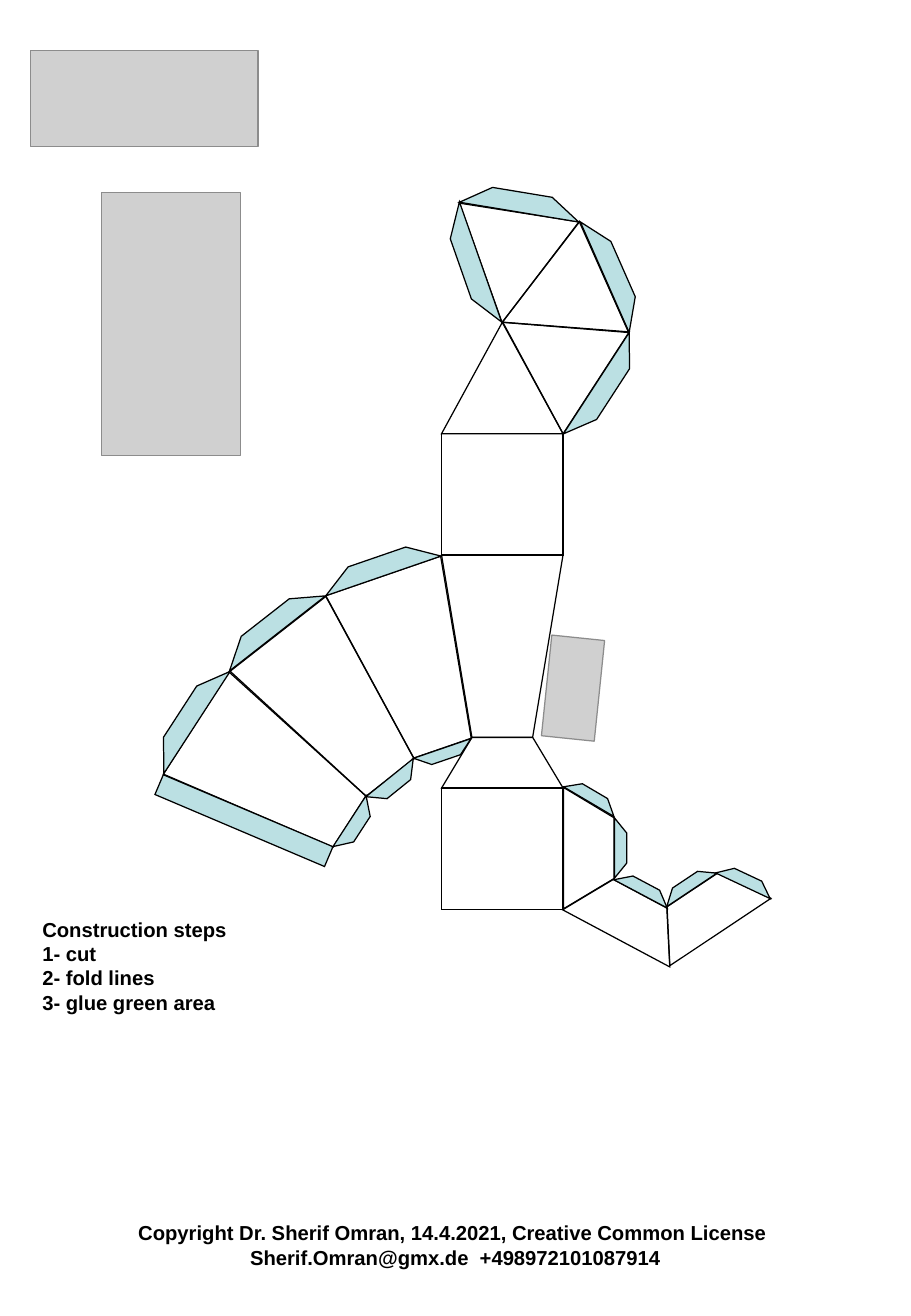
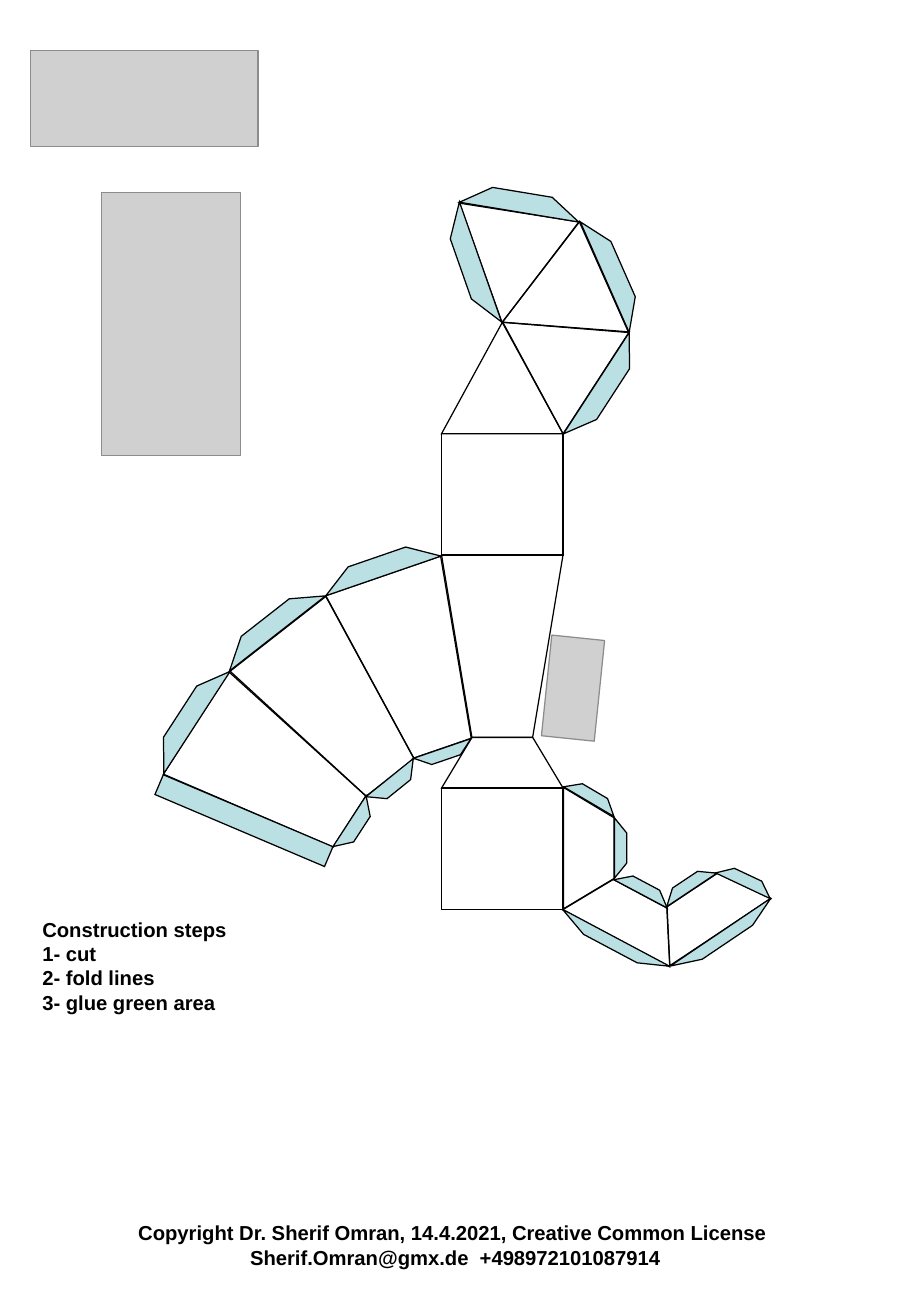
Before and after one commit to ehrenmann1977/Create_fanos_ramadan, a slide deck: slide 1 of fanos.ppt. Drawn at 911x1316 pixels with LibreOffice and Linux fonts; fonts in the diff are those of the drawing; grey boxes stand for pictures. Boxes give left, top, right and bottom in pixels: in the first picture for what was removed or moved away, otherwise in the second. Text is boxed around its words. In the diff, an @@ line names an element or a change of style, - is before the commit and + after.

```diff
--- a/fanos.ppt
+++ b/fanos.ppt
@@ freeform shape added at <box>670,899,778,977</box>, fill #BBE0E3, outline #000000 0.74 pt @@
@@ freeform shape added at <box>557,910,670,978</box>, fill #BBE0E3, outline #000000 0.74 pt @@
```
Also in this commit, not shown: 1 other file.
